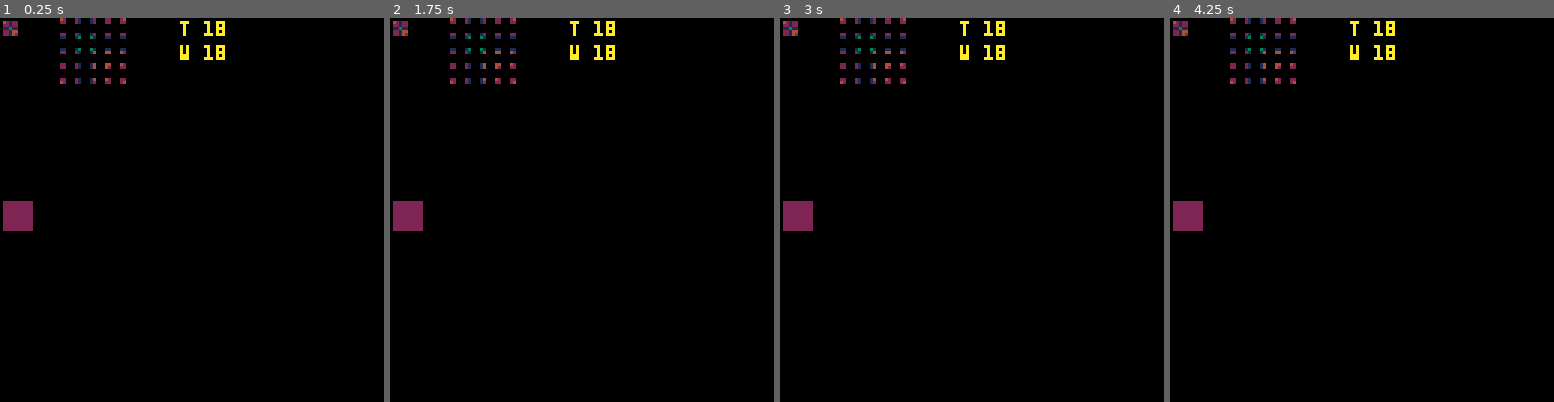
Above: before the commit, frames 1-4 (left to right).
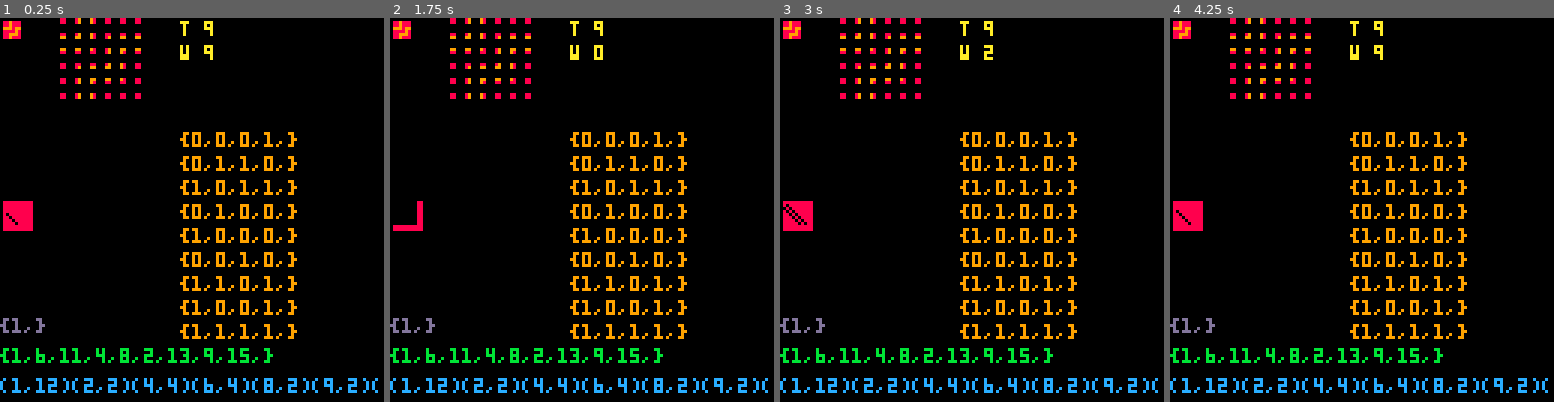
Above: after the commit, the same moments.

Repository: selfsame/carts
Game: PICO-8 cartridge wfc.p8
Same seed, same stepped clock (60 frames per second), same inputs: the game is played once before the commit and once after it.
Inputs:
- Up to frame 1 (0.25 s): no input
- Up to frame 2 (1.75 s): no input
- Up to frame 3 (3 s): no input
- Up to frame 4 (4.25 s): no input

The runs differ from the first frame. In frame 1, 7.8% of the frame differs, in the area x 0-99%, y 0-98%; in frame 2, 7.8%; in frame 3, 7.8%; in frame 4, 7.8%.

Commit message:
wfc work

Diff:
--- a/wfc.p8
+++ b/wfc.p8
@@ -3,11 +3,9 @@
 __lua__
 
 log10_table = {
- -6.9,-2.197,-1.504,-1.099,-0.811,-0.588,-0.405,-0.251,-0.118,0.000}
-
-function random_indice(ar)
-  return flr(rnd(count(ar))+1)
-end
+  0, 0.3, 0.475,
+ 0.6, 0.7, 0.775,
+ 0.8375, 0.9, 0.95, 1}
 
 function log10(n)
  if (n < 1) return 0
@@ -19,6 +17,16 @@
  return log10_table[flr(n)] + t
 end
 
+function log(n)
+  return log10(1)/log10(n)
+end
+
+function random_indice(ar)
+  return flr(rnd(count(ar))+1)
+end
+
+
+
 function array(n)
   local a = {}
   for i=1,n do
@@ -51,7 +59,7 @@
 function model(input, n, width, height, periodic_input, periodic_output, symmetry, ground)
   local n = n or 2
   local symmetry = symmetry or 1
-  local ground = ground or 0
+  local ground = ground or 1
   local fmx = width or 10
   local fmy = height or 10
   local smx = #input[1]
@@ -97,7 +105,7 @@
       res += p[#p-i+1]*power
       power *= c
     end
-    return res
+    return res-120 -- why is this 120??
   end
 
   local pattern_from_index = function(ind)
@@ -105,7 +113,7 @@
     local power = w
     local res = array(n*n)
     for i=1,#res do
-      power /= c
+      power = power/c
       local cnt = 0
       while (residue >= power) do
         residue -= power
@@ -134,7 +142,7 @@
       print_pattern(ps[1],x*5+20,y*5)
 
       for k=1,symmetry do
-        local ind = index(ps[k])
+        local ind = index(ps[k]) + 1
         if (weights[ind]) then
           weights[ind] += 1
         else
@@ -211,8 +219,8 @@
       for y=1,fmy do
         if (changes[x][y]) then
           changes[x][y] = false
-          for dx=(-n+1),n do
-            for dy=(-n+1),n do
+          for dx=(-n+1),n-1 do
+            for dy=(-n+1),n-1 do
               local sx = x+dx
               local sy = y+dy
               if (sx < 1) then sx += fmx elseif (sx > fmx) then sx -= fmx end
@@ -222,7 +230,7 @@
                 for j=1,t do
                   if (allowed[j]) then
                     local b = false
-                    prop = propagator[j][n-1-dx][n-1-dy]
+                    prop = propagator[j][n-dx][n-dy]
                     for i=1,#prop do
                       if (not b) then
                         b = wave[x][y][prop[i]]
@@ -282,13 +290,13 @@
           for j=1,t do
             distribution[j] /= sum
           end
-          entropy = 0
+          entropy = 0.001
           for i=1,#distribution do
             if (distribution[i] > 0) then
               entropy += -distribution[i] * log10(distribution[i])
             end
           end
-          noise = 0.000001 * rnd(1)
+          noise = 0.0001 * rnd(1)
           if (entropy > 0 and entropy + noise < min) then
             min = entropy + noise
             argminx = x
@@ -317,7 +325,7 @@
   end
 
   --clear()
-  for i=1,20 do
+  for i=1,1 do
     observe()
     while propagate() do end
   end
@@ -341,11 +349,17 @@
       for j=1,t do
         if (wave[x][y][j]) then
           tcnt += 1
-          _c = patterns[j][1]
+          _c = colors[patterns[j][1]]
           pset(x,y+60,_c) -- if (rnd(10) < 3)
         end
       end
     end
+  end
+  print(table_str(propagator[1][1][1]), 0,100,13)
+  print(pair_str(weights), 0,120,12)
+  print(table_str(ordering), 0,110,11)
+  for i=1,#patterns do
+    print(table_str(patterns[i]), 60,30+i*8,9)
   end
 
   return patterns[1][1]
@@ -361,21 +375,29 @@
 
 
 training = {
-{4,2,1,2,2},
-{2,2,1,2,2},
-{1,1,3,1,1},
-{2,2,1,4,4},
-{2,2,1,4,2}}
-
-
-function print_table(t)
+{8,8,9,8,8,8},
+{8,8,9,8,8,8},
+{9,9,9,8,9,9},
+{8,8,8,8,9,8},
+{8,8,9,9,9,8},
+{8,8,9,8,8,8}}
+
+
+function table_str(t)
   local s = "{"
   for i in all(t) do
     s = s..i..","
   end
-  print(s.."}")
-end
-
+  return s.."}"
+end
+
+function pair_str(t)
+  local s = ""
+  for k,v in pairs(t) do
+    s = s.."("..k..","..v..")"
+  end
+  return s..""
+end
 
 function _update60()
 
@@ -390,8 +412,14 @@
   end
 
   model(training)
+
+  -- print("..")
+  -- for i=-2+1,2-1 do
+  --   print(i)
+  -- end
   --print("?",1,60,3)
   --print_table()
+
 
 end
 
